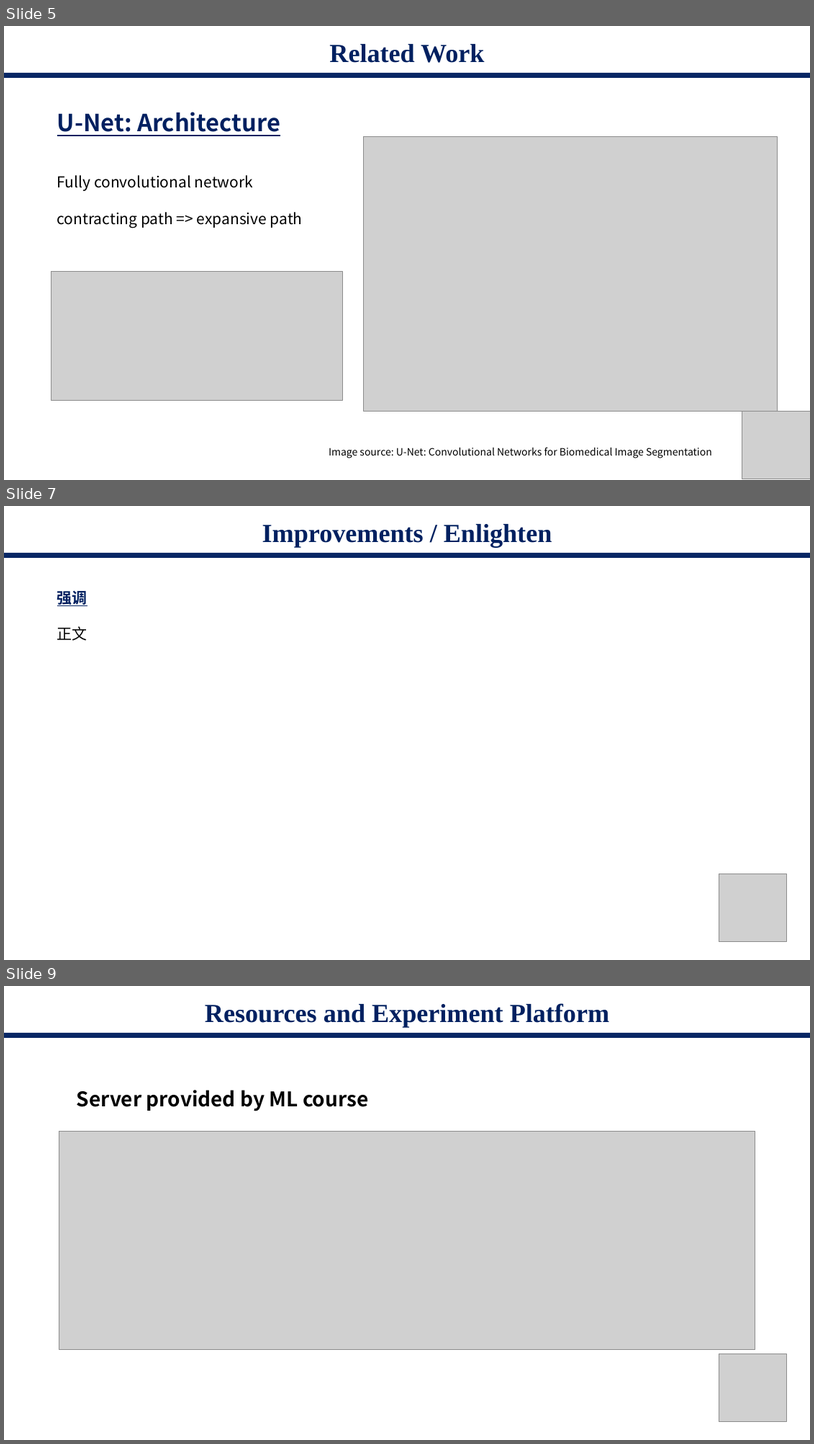
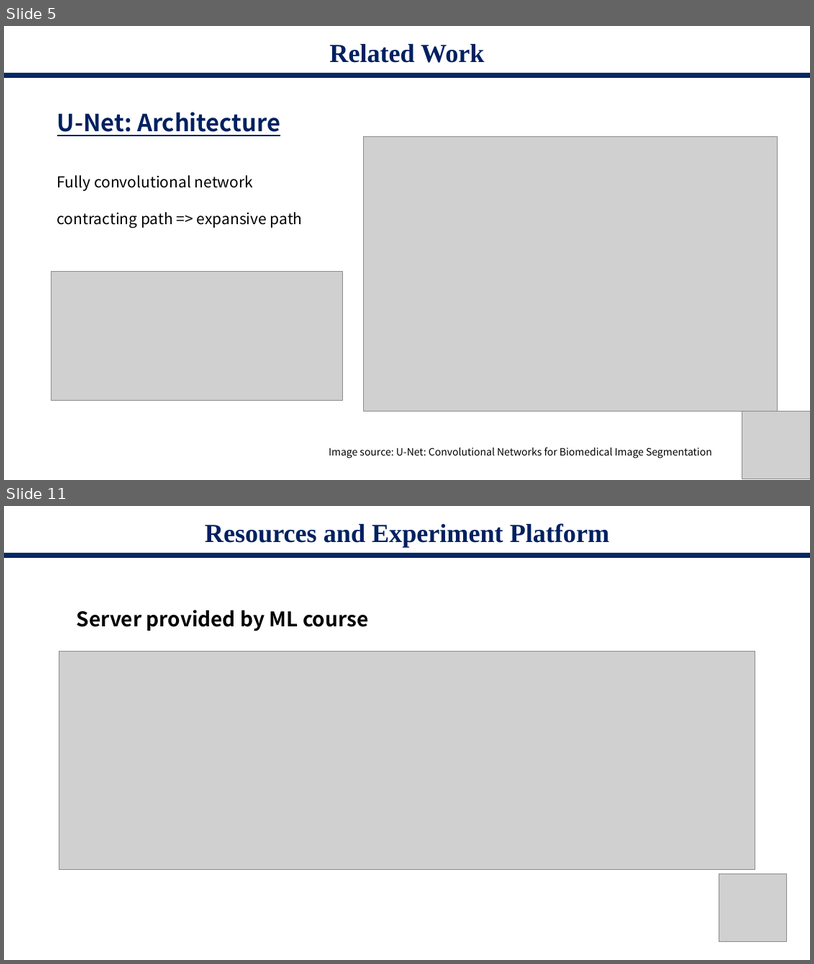
Before and after one commit to starga2er777/CS405_Project_SUSTech, a slide deck: proposal.pptx. Shown one above the other, each under a label of ours: slides 5, 7 and 9 before the commit, slides 5 and 11 after it; the slides between them are not shown. The pictures are 814x1444 and 814x964 pixels, drawn with LibreOffice and Linux fonts; fonts in the diff are those of the drawing; grey boxes stand for pictures. Boxes give left, top, right and bottom in pixels: in the first picture for what was removed or moved away, otherwise in the second. Text is boxed around its words. In the diff, an @@ line names an element or a change of style, - is before the commit and + after.

```diff
--- a/proposal.pptx
+++ b/proposal.pptx
@@ slide 7 removed at box(4, 506, 810, 960), background #FFFFFF @@
@@ title removed at box(262, 524, 553, 547) @@
-Improvements / Enlighten
@@ rectangle removed at box(4, 553, 810, 557) @@
@@ text removed at box(57, 588, 88, 641) @@
-强调
-正文
@@ picture removed at box(719, 874, 787, 942) @@
@@ what was slide 9 is now slide 11 @@
```
Also in this commit, not shown: 2 slides changed, 3 slides added, 1 other file.
